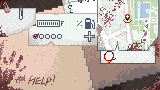
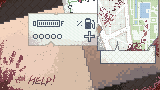
Layers edited between the first and the second w=160, h=90 image:
hid "Circle" over left=104, top=51, right=116, bottom=63
hid "Day" over left=0, top=2, right=36, bottom=37
hid "Pin_1" over left=125, top=14, right=130, bottom=21
hid "Pin_2" over left=123, top=18, right=132, bottom=23
hid "Check" over left=34, top=33, right=39, bottom=38
